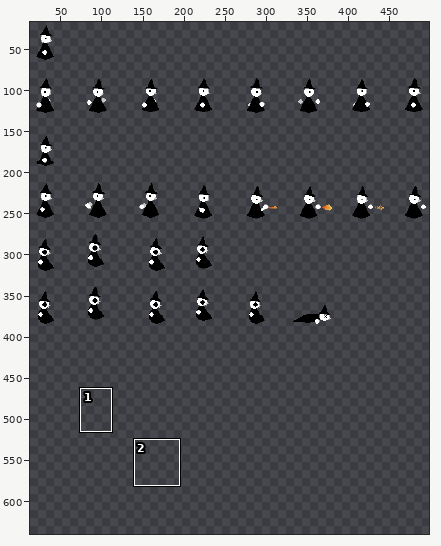
File history of a pixel-art file, GameEngine/img/AnimationSheet.ase. Above: a wide view before the commit, with the close-up outlined.
Close-up. Earlier state:
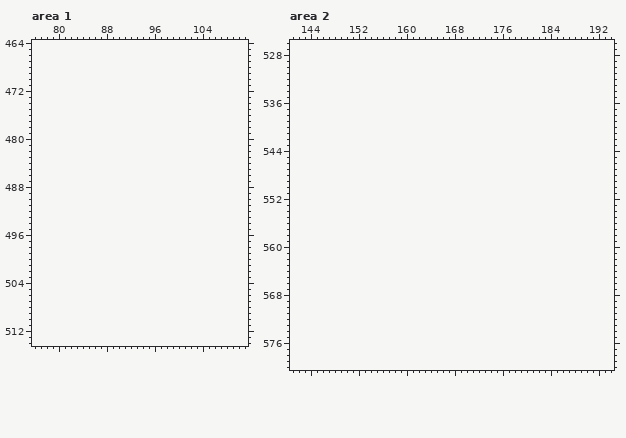
512x384 pixels, 1 frame. Shown: area 1: x 76..111, y 464..514; area 2: x 141..194, y 526..580. The old version is drawn lined up with the new one, on the new canvas. The wide view leaves out empty margins. The commit also changed other parts of the picture, which this record leaves out.
The same view after the edit:
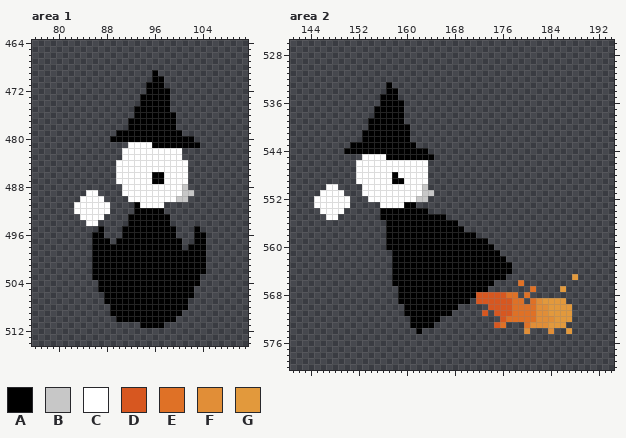
Palette (. is transparent): A #000000  B #c7c7c7  C #ffffff  D #d75720  E #df7126  F #e18e37  G #e2993c
From old to new:
canvas 512x384 -> 512x640
Area 1:
y 469: x 96 . -> A
y 470: x 96..97 .. -> AA
y 471: x 95..97 ... -> AAA
y 472: x 95..98 .... -> AAAA
y 473..474: x 94..98 ..... -> AAAAA
y 475: x 93..98 ...... -> AAAAAA
y 476: x 93..99 ....... -> AAAAAAA
y 477..478: x 92..99 ........ -> AAAAAAAA
y 479: x 90..100 ........... -> AAAAAAAAAAA
y 480: x 89..102 .............. -> AAAAAAAAAAAAAA
y 481: x 92..103 ............ -> CCCCAAAAAAAA
y 482..483: x 91..100 .......... -> CCCCCCCCCC
y 484..485: x 90..101 ............ -> CCCCCCCCCCCC
y 486..487: x 90..101 ............ -> CCCCCCAACCCC
y 488: x 91..101 ........... -> CCCCCCCCCCB
y 489: x 85..86 .. -> CC; x 91..102 ............ -> CCCCCCCCCCBB
y 490: x 84..87 .... -> CCCC; x 92..101 .......... -> CCCCCCCCBB
y 491: x 83..88 ...... -> CCCCCC; x 93..97 ..... -> ACCCC
y 492: x 83..88 ...... -> CCCCCC; x 93..97 ..... -> AAAAA
y 493: x 84..87 .... -> CCCC; x 92..98 ....... -> AAAAAAA
y 494: x 85..86 .. -> CC; x 92..98 ....... -> AAAAAAA
y 495: x 87 . -> A; x 91..99 ......... -> AAAAAAAAA; x 103 . -> A
y 496: x 86..87 .. -> AA; x 91..99 ......... -> AAAAAAAAA; x 103..104 .. -> AA
y 497: x 86..88 ... -> AAA; x 90..100 ........... -> AAAAAAAAAAA; x 103..104 .. -> AA
y 498: x 86..100 ............... -> AAAAAAAAAAAAAAA; x 102..104 ... -> AAA
y 499..502: x 86..104 ................... -> AAAAAAAAAAAAAAAAAAA
y 503: x 86..103 .................. -> AAAAAAAAAAAAAAAAAA
y 504: x 87..103 ................. -> AAAAAAAAAAAAAAAAA
y 505: x 87..102 ................ -> AAAAAAAAAAAAAAAA
y 506: x 88..102 ............... -> AAAAAAAAAAAAAAA
y 507: x 88..101 .............. -> AAAAAAAAAAAAAA
y 508: x 89..101 ............. -> AAAAAAAAAAAAA
y 509: x 89..100 ............ -> AAAAAAAAAAAA
y 510: x 90..99 .......... -> AAAAAAAAAA
y 511: x 94..97 .... -> AAAA
Area 2:
y 533: x 157 . -> A
y 534: x 157..158 .. -> AA
y 535: x 156..158 ... -> AAA
y 536: x 156..159 .... -> AAAA
y 537..538: x 155..159 ..... -> AAAAA
y 539: x 154..159 ...... -> AAAAAA
y 540: x 154..160 ....... -> AAAAAAA
y 541..542: x 153..160 ........ -> AAAAAAAA
y 543: x 151..161 ........... -> AAAAAAAAAAA
y 544: x 150..163 .............. -> AAAAAAAAAAAAAA
y 545: x 153..164 ............ -> CCCCAAAAAAAA
y 546..547: x 152..163 ............ -> CCCCCCCCCCCC
y 548: x 152..163 ............ -> CCCCCCACCCCC
y 549: x 152..163 ............ -> CCCCCCAACCCC
y 550: x 147..148 .. -> CC; x 153..163 ........... -> CCCCCCCCCCB
y 551: x 146..149 .... -> CCCC; x 153..164 ............ -> CCCCCCCCCCBB
y 552: x 145..150 ...... -> CCCCCC; x 154..163 .......... -> CCCCCCCCBB
y 553: x 145..150 ...... -> CCCCCC; x 156..161 ...... -> CCCCAA
y 554: x 146..149 .... -> CCCC; x 156..163 ........ -> AAAAAAAA
y 555: x 147..148 .. -> CC; x 156..166 ........... -> AAAAAAAAAAA
y 556: x 157..168 ............ -> AAAAAAAAAAAA
y 557: x 157..169 ............. -> AAAAAAAAAAAAA
y 558: x 157..171 ............... -> AAAAAAAAAAAAAAA
y 559: x 157..173 ................. -> AAAAAAAAAAAAAAAAA
y 560: x 157..174 .................. -> AAAAAAAAAAAAAAAAAA
y 561: x 158..175 .................. -> AAAAAAAAAAAAAAAAAA
y 562: x 158..176 ................... -> AAAAAAAAAAAAAAAAAAA
y 563..564: x 158..177 .................... -> AAAAAAAAAAAAAAAAAAAA
y 565: x 158..176 ................... -> AAAAAAAAAAAAAAAAAAA; x 188 . -> G
y 566: x 158..174 ................. -> AAAAAAAAAAAAAAAAA; x 179 . -> E
y 567: x 159..173 ............... -> AAAAAAAAAAAAAAA; x 181 . -> E; x 186 . -> G
y 568: x 159..178 .................... -> AAAAAAAAAAAAADDDDDEE; x 180 . -> E
y 569: x 159..170 ............ -> AAAAAAAAAAAA; x 172..179 ........ -> DDDDDDEE; x 181..186 ...... -> EFGGGG
y 570: x 160..168 ......... -> AAAAAAAAA; x 174..187 .............. -> DDDDEEEEFFGGGG
y 571: x 160..167 ........ -> AAAAAAAA; x 173 . -> D; x 175..187 ............. -> DDDEEEEFFGGGG
y 572: x 161..165 ..... -> AAAAA; x 176..187 ............ -> DEEEEEFFFGGG
y 573: x 161..164 .... -> AAAA; x 175..176 .. -> DE; x 180..186 ....... -> EFFFGGG
y 574: x 162 . -> A; x 180 . -> F; x 184 . -> F; x 187 . -> G
